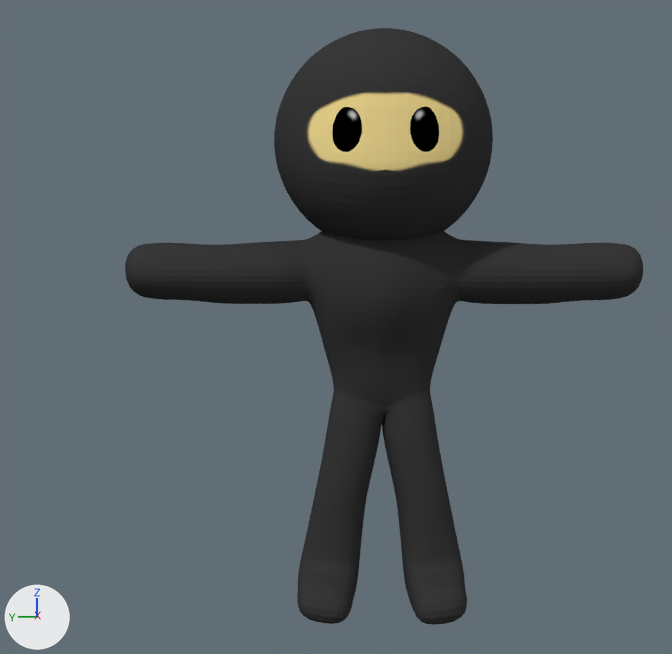
An edit to the Blender file Assets/Textures/Player/Ninja.blend, drawn before and after from the same camera.
Rendered twice from a 50 mm camera at (-7.01, 0.2, 0.15) aimed at (-0.98, 0.33, -0.34). The axes (+X, +Y, +Z) are drawn at lower left. The lights are the same throughout.

The first picture shows 'Roundcube.002'.
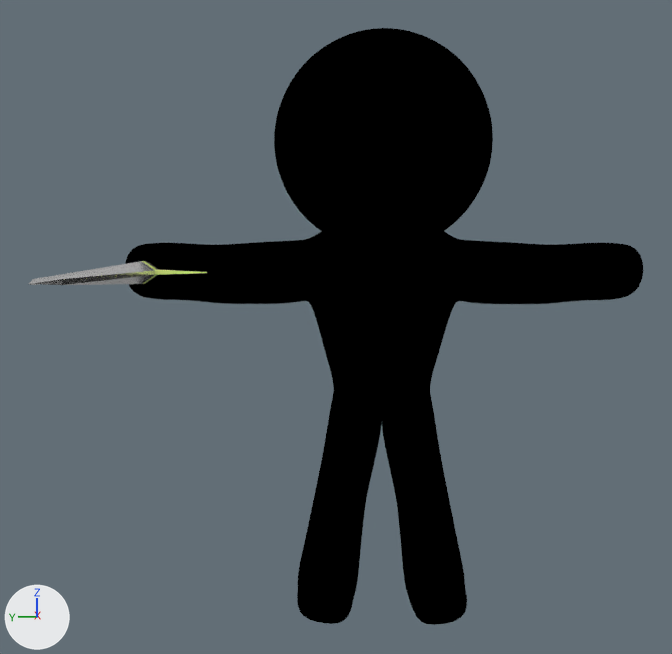
What changed in the scene script:
```text
Add mat_material:
    mat_material = bpy.data.materials.new('Material')
    mat_material.use_nodes = True; mat_material.node_tree.nodes.clear()
    _N = mat_material.node_tree.nodes; _L = mat_material.node_tree.links
    n0 = _N.new('ShaderNodeOutputMaterial'); n0.name = 'Material Output'
    n1 = _N.new('ShaderNodeHoldout'); n1.name = 'Holdout'
    _L.new(n1.outputs[0], n0.inputs[0])  # 'Holdout' to 'Surface'
Add mat_blade:
    mat_blade = principled_material('Blade')
    mat_blade.base_color = (0.8, 0.8, 0.8)  # white #e7e7e7
    mat_blade.metallic = 1.0
    mat_blade.roughness = 0.208
    mat_blade.specular_ior_level = 1.0
    mat_blade.anisotropic = 0.281
    mat_blade.coat_weight = 0.25
    mat_blade.sheen_weight = 0.2
Add mat_crossguard:
    mat_crossguard = principled_material('Crossguard')
    mat_crossguard.base_color = (0.762, 0.874, 0.23)  # yellow #e2f084
Add mat_hilt:
    mat_hilt = principled_material('Hilt')
    mat_hilt.base_color = (0.0111, 0.0111, 0.0111)  # black #1b1b1b
Change me_roundcube_002:
    where me_roundcube_002.from_pydata(...)  # 566 vertices, 564 faces; spans x -0.78..0.84, y -1.97..1.97, z -2.64..1.79
    remove me_roundcube_002.materials.append(mat_material_003)
    add me_roundcube_002.materials.append(mat_material)
Add me_cube:
    me_cube.from_pydata(...)  # 32 vertices, 29 faces; spans x -0.46..0.46, y -2.54..0.25, z -0.08..0.08
    # faces by material slot: [8, 14, 7]
    me_cube.materials.append(mat_blade)  # white #e7e7e7
    me_cube.materials.append(mat_crossguard)  # yellow #e2f084
    me_cube.materials.append(mat_hilt)  # black #1b1b1b
Add ob_cube:
    ob_cube = bpy.data.objects.new('Cube', me_cube)
    ob_cube.location = (-0.235, 1.693, 0.0)
    ob_cube.rotation_euler = (0.0, 0.0, -1.571)  # degrees (0, 0, -90)
```

Location of each change, (x1, y1, x2, y2) in pixels of the pictures (672 x 654 px):
'Roundcube.002', recoloured
    both: (125, 28, 643, 625)
'Cube', added
    after: (29, 261, 207, 285)
    faces in mat_blade (white #e7e7e7): (29, 261, 155, 285)
    faces in mat_crossguard (yellow #e2f084): (142, 261, 207, 284)
